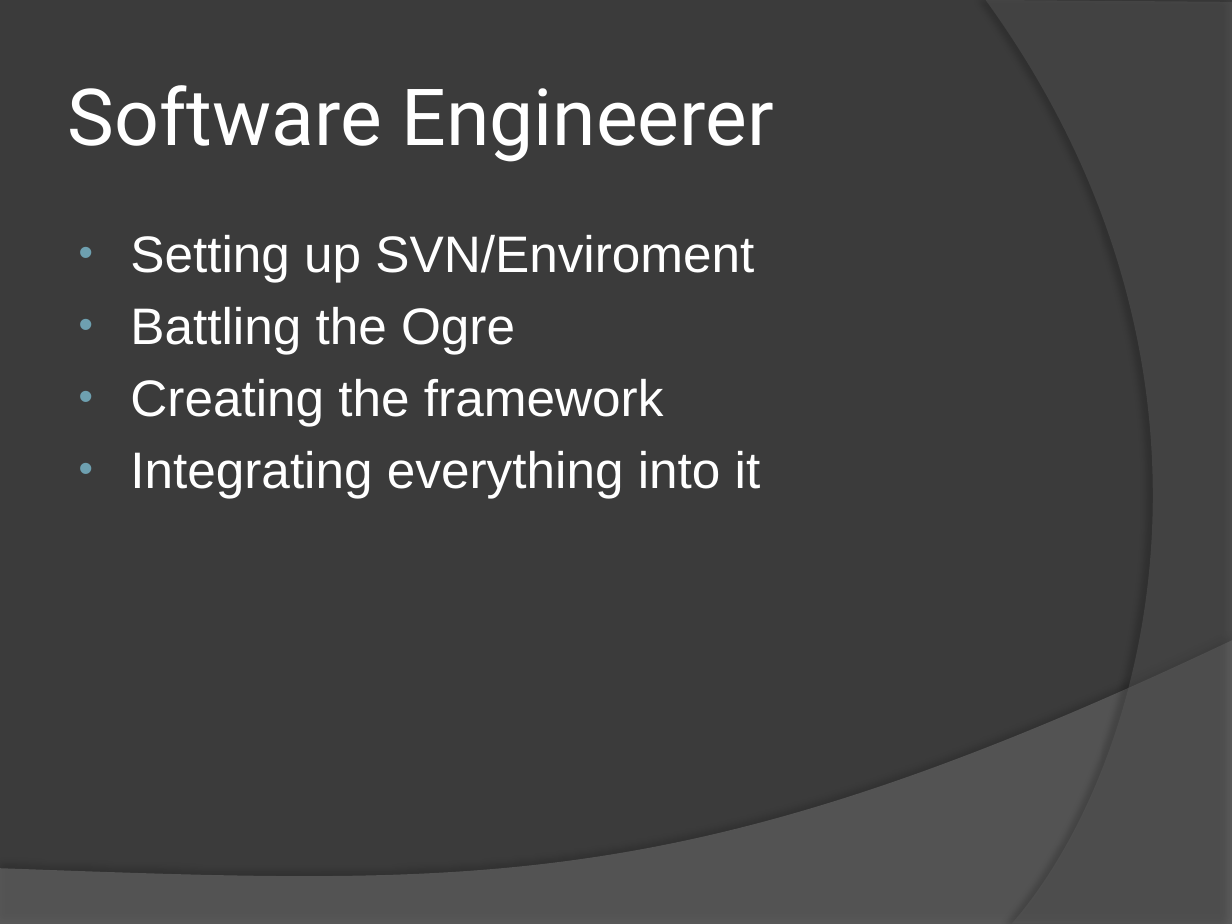
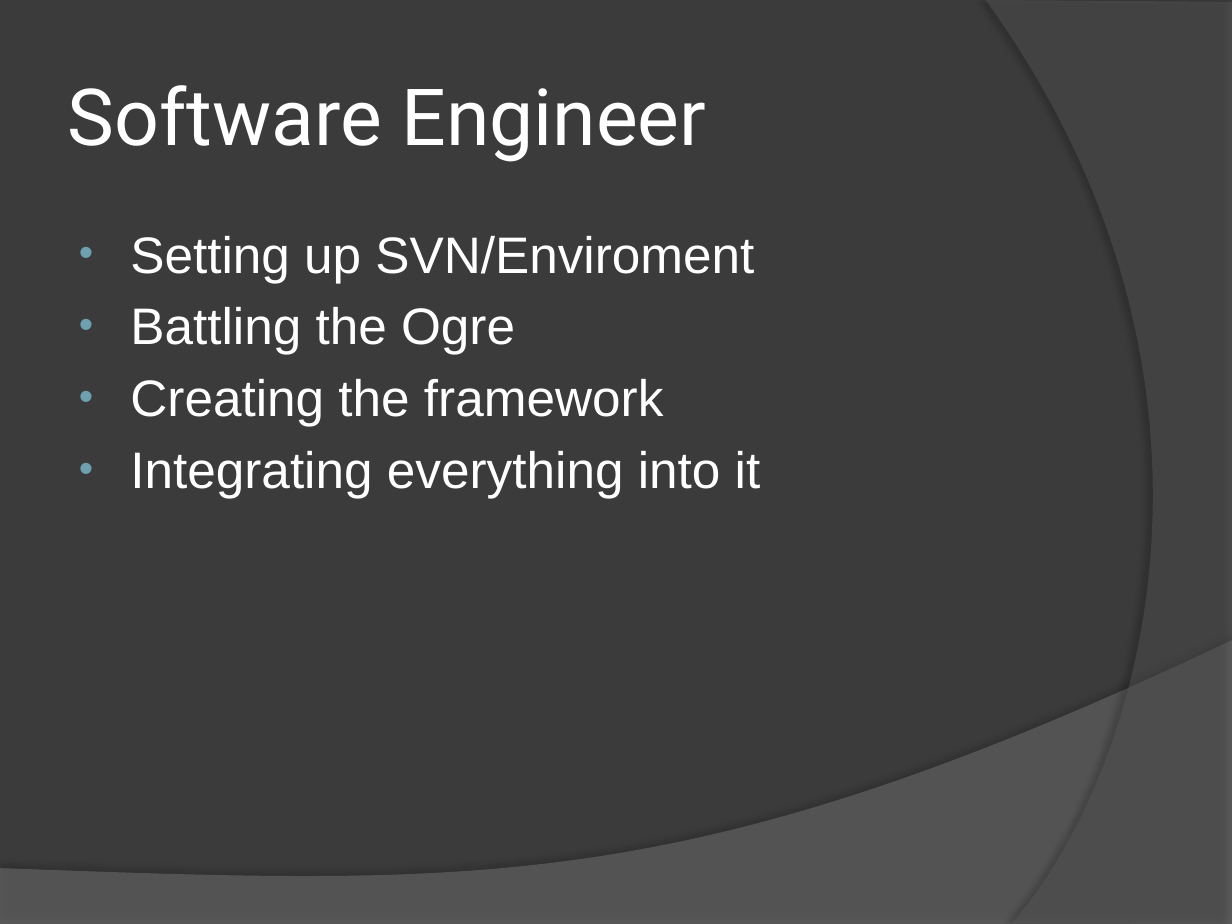
Before and after one commit to mgq812/simengines-g2-code, a slide deck: slide 2 of Presentation.pptx. Drawn at 1232x924 pixels with LibreOffice and Linux fonts; fonts in the diff are those of the drawing. Boxes give left, top, right and bottom in pixels: in the first picture for what was removed or moved away, otherwise in the second. Text is boxed around its words. In the diff, an @@ line names an element or a change of style, - is before the commit and + after.

```diff
--- a/Presentation.pptx
+++ b/Presentation.pptx
@@ title at (68, 85, 706, 162): text changed @@
-Software Engineerer
+Software Engineer
```
Also in this commit, not shown: 1 other slide changed, 1 slide added, 1 slide removed.
